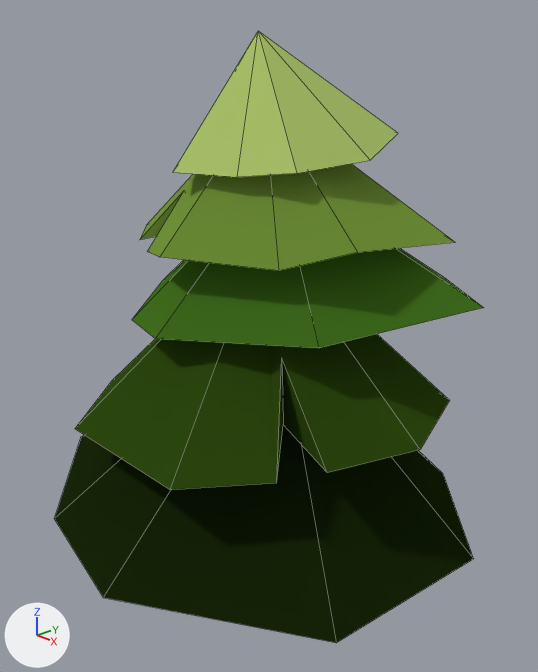
Renders of the Blender file SourceArt/Tree.blend from each side of a commit.
Camera for both pictures: a camera (50 mm lens) standing at (2.63, -2.48, 2.73) and looking at (0.0, -0.04, 1.44). Arrows for +X, +Y and +Z are at lower left; the lights stay in place. Mesh edges are drawn as thin lines.
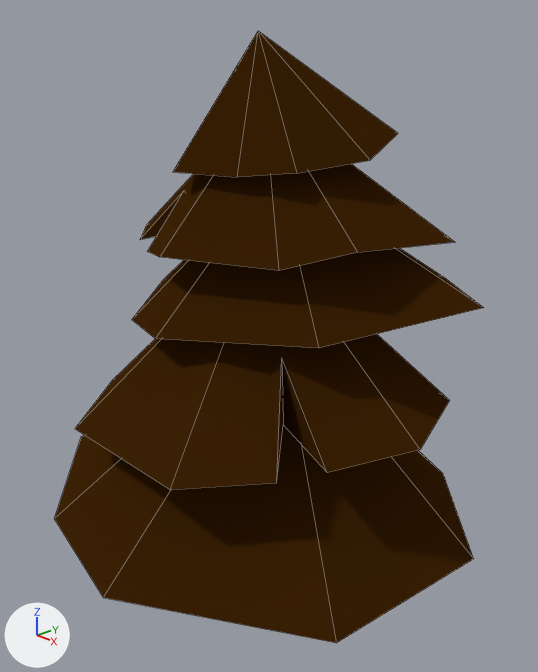
The change, as JSON lines over the scene's bpy script:
```json
{"block": "me_cube", "where": "me_cube.from_pydata(...)  # 82 vertices, 63 faces; spans x -1.09..1.08, y -1.21..1.05, z -0.16..2.89"}
{"block": "me_cube", "where": "# used by ob_cube; location = (0.0, 0.0, 0.0)"}
{"block": "me_cube", "change": "me_cube part 1: all 11 faces that had it switch from mat_material (green #aec76d) to mat_material_005 (brown #3f2406)"}
{"block": "me_cube", "change": "me_cube part 2: all 11 faces that had it switch from mat_material_001 (green #74963b) to mat_material_005 (brown #3f2406)"}
{"block": "me_cube", "change": "me_cube part 3: all 11 faces that had it switch from mat_material_002 (dark green #437220) to mat_material_005 (brown #3f2406)"}
{"block": "me_cube", "change": "me_cube part 4: all 11 faces that had it switch from mat_material_003 (dark green #2f4b11) to mat_material_005 (brown #3f2406)"}
{"block": "me_cube", "change": "me_cube part 5: all 11 faces that had it switch from mat_material_004 (black #19270a) to mat_material_005 (brown #3f2406)"}
```

Location of each change, [x1, y1, x2, y2] in pixels of the pictures (538 x 672 px):
```json
{"part": 1, "of": "me_cube", "change": "recoloured", "before": [173, 31, 398, 177], "after": [173, 31, 398, 177], "on screen": "green to brown"}
{"part": 2, "of": "me_cube", "change": "recoloured", "before": [140, 164, 454, 271], "after": [140, 164, 454, 271], "on screen": "green to brown"}
{"part": 3, "of": "me_cube", "change": "recoloured", "before": [132, 248, 484, 348], "after": [132, 248, 484, 348], "on screen": "green to brown"}
{"part": 4, "of": "me_cube", "change": "recoloured", "before": [75, 334, 450, 490], "after": [75, 334, 450, 490], "on screen": "green to brown"}
{"part": 5, "of": "me_cube", "change": "recoloured", "before": [54, 425, 474, 643], "after": [54, 425, 474, 643], "on screen": "black to brown"}
```
